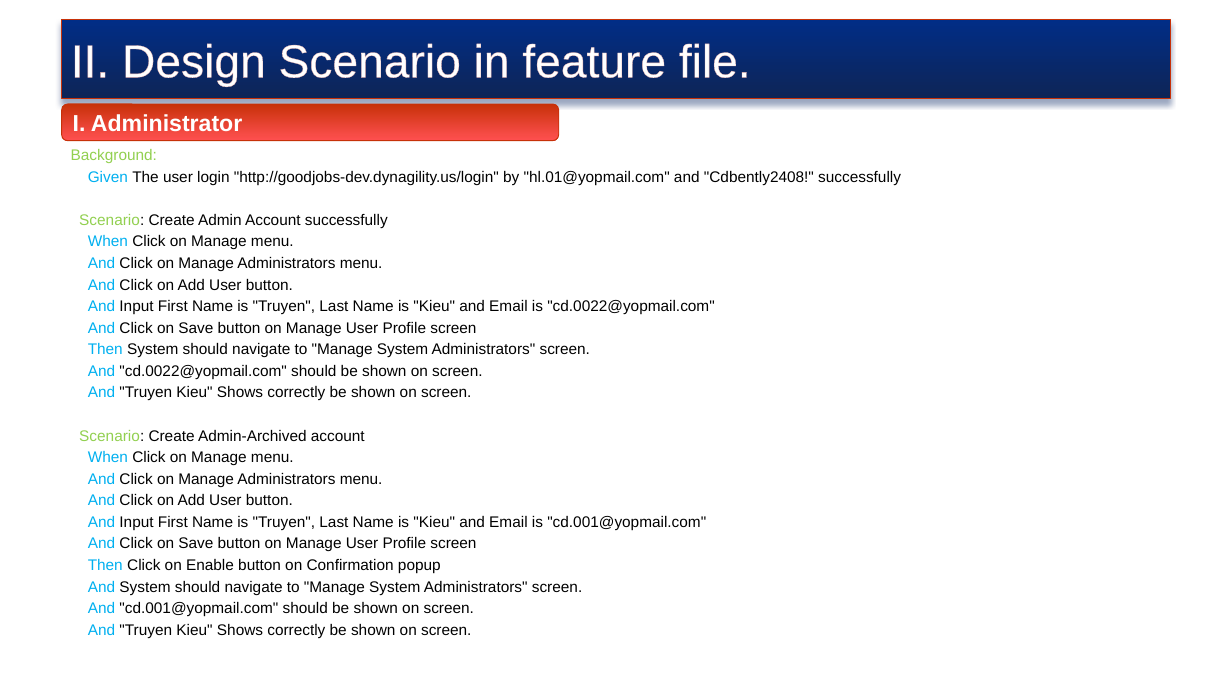
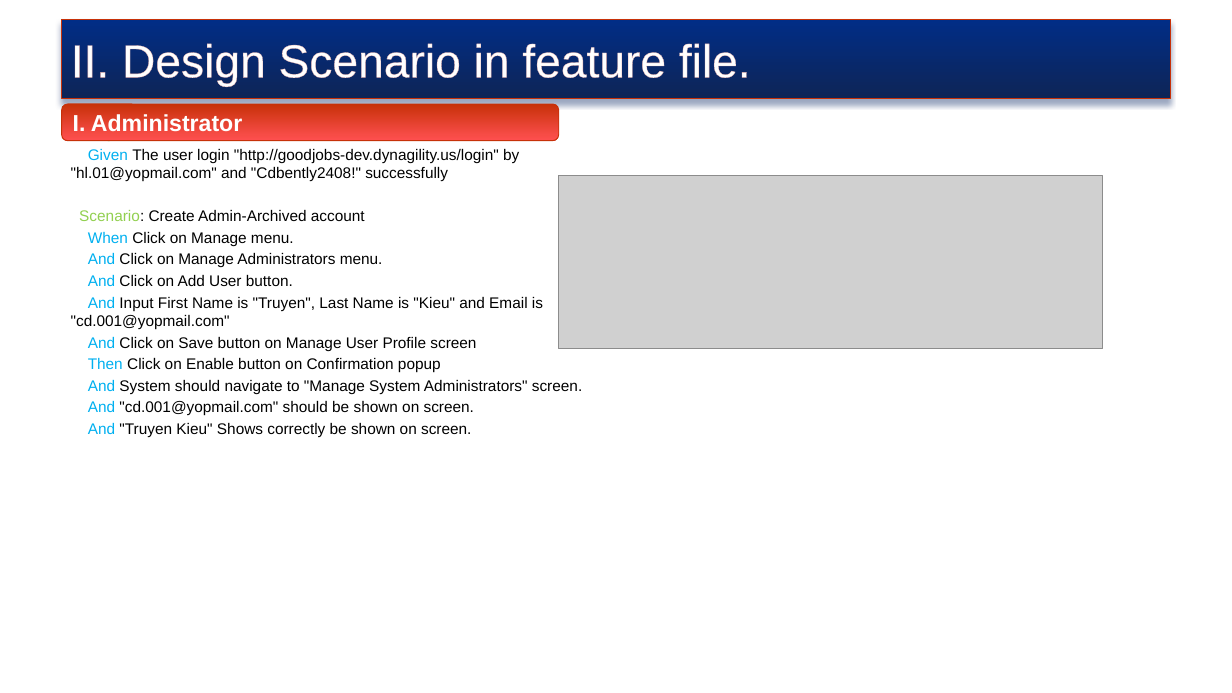
Before and after one commit to truyenkv/sharing, a slide deck: slide 5 of Sharing.pptx (slide 3 before the commit). Drawn at 1232x693 pixels with LibreOffice and Linux fonts; fonts in the diff are those of the drawing; grey boxes stand for pictures; background and template pictures are left out. Boxes give left, top, right and bottom in pixels: in the first picture for what was removed or moved away, otherwise in the second. Text is boxed around its words. In the diff, an @@ line names an element or a change of style, - is before the commit and + after.

```diff
--- a/Sharing.pptx
+++ b/Sharing.pptx
@@ text "Background:": place and size @@
-text "Background:" at (71,149,901,638)
+text "Background:" at (71,126,582,438)
@@ picture added at (559,176,1104,348) @@
@@ text at (79,214,714,401): paragraphs removed @@
-Scenario: Create Admin Account successfully
-When Click on Manage menu.
-And Click on Manage Administrators menu.
-And Click on Add User button.
-And Input First Name is "Truyen", Last Name is "Kieu" and Email is "cd.0022@yopmail.com"
-And Click on Save button on Manage User Profile screen
-Then System should navigate to "Manage System Administrators" screen.
-And "cd.0022@yopmail.com" should be shown on screen.
-And "Truyen Kieu" Shows correctly be shown on screen.
```
Also in this commit, not shown: 4 other slides changed, 5 slides added, 1 slide removed.
